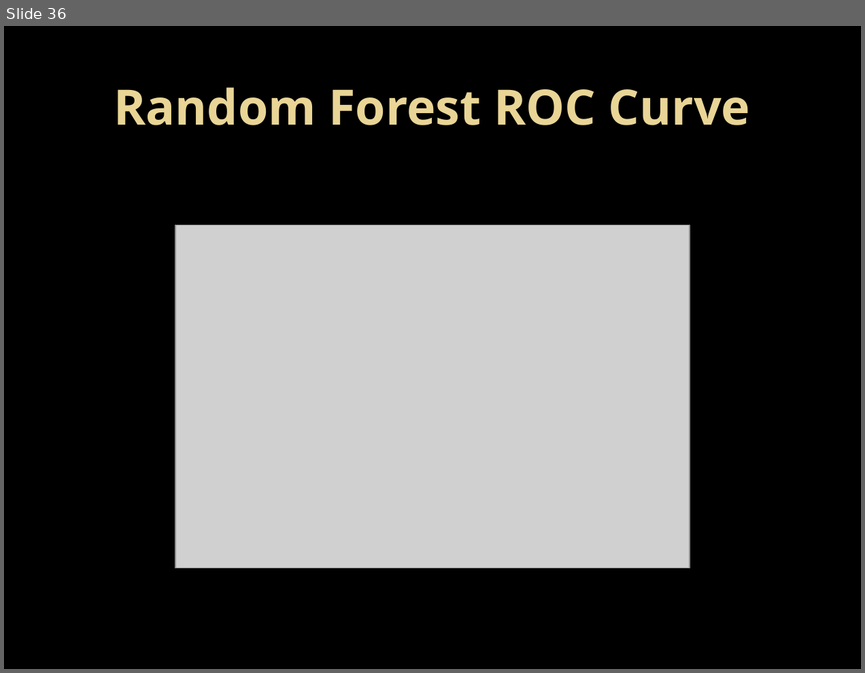
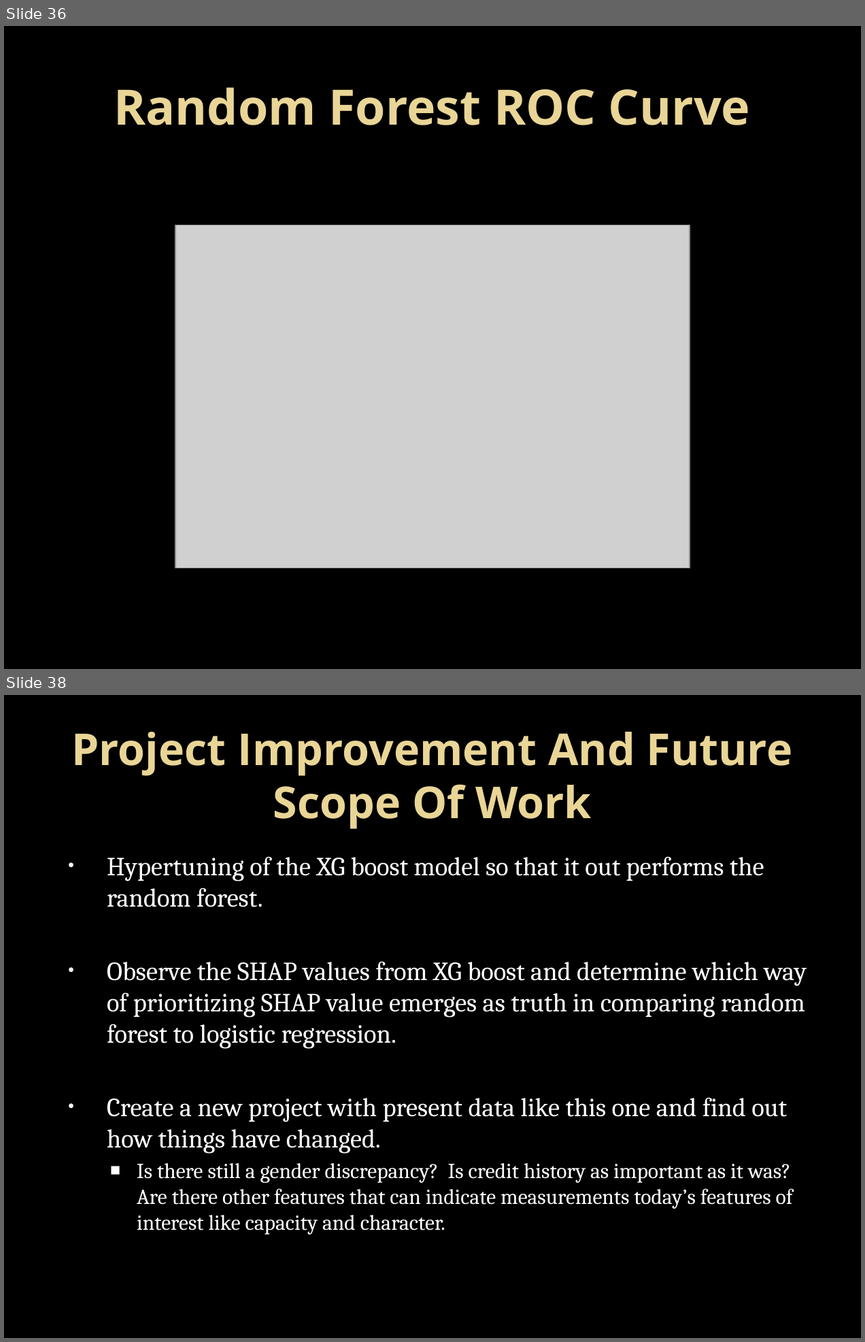
Before and after one commit to mwallace123/Bank-Loan-Bot, a slide deck: Bank Loan Bot Presentation.pptx. Shown one above the other, each under a label of ours: slide 36 before the commit, slides 36 and 38 after it; the slides between them are not shown. The pictures are 865x673 and 865x1342 pixels, drawn with LibreOffice and Linux fonts; fonts in the diff are those of the drawing; grey boxes stand for pictures; background and template pictures are left out. Boxes give left, top, right and bottom in pixels: in the first picture for what was removed or moved away, otherwise in the second. Text is boxed around its words. In the diff, an @@ line names an element or a change of style, - is before the commit and + after.

Commit message:
Add files via upload
Added a future scope of work and possible improvements to the project.

```diff
--- a/Bank Loan Bot Presentation.pptx
+++ b/Bank Loan Bot Presentation.pptx
@@ slide 38 added at (4,695,861,1338), background picture (left out) @@
@@ title added at (71,732,792,829), 36.9 pt, text gradient #EAD696 to #E7D081, bold @@
+Project Improvement And Future Scope Of Work
@@ text added at (107,856,806,1234), 22 pt, text #FFFFFF @@
+• Hypertuning of the XG boost model so that it out performs the random forest.
+• Observe the SHAP values from XG boost and determine which way of prioritizing SHAP value emerges as truth in comparing random forest to logistic regression.
+• Create a new project with present data like this one and find out how things have changed.
+  ■ Is there still a gender discrepancy? Is credit history as important as it was? Are there other features that can indicate measurements today’s features of interest like capacity and character.
```
Also in this commit, not shown: 2 slides changed.
